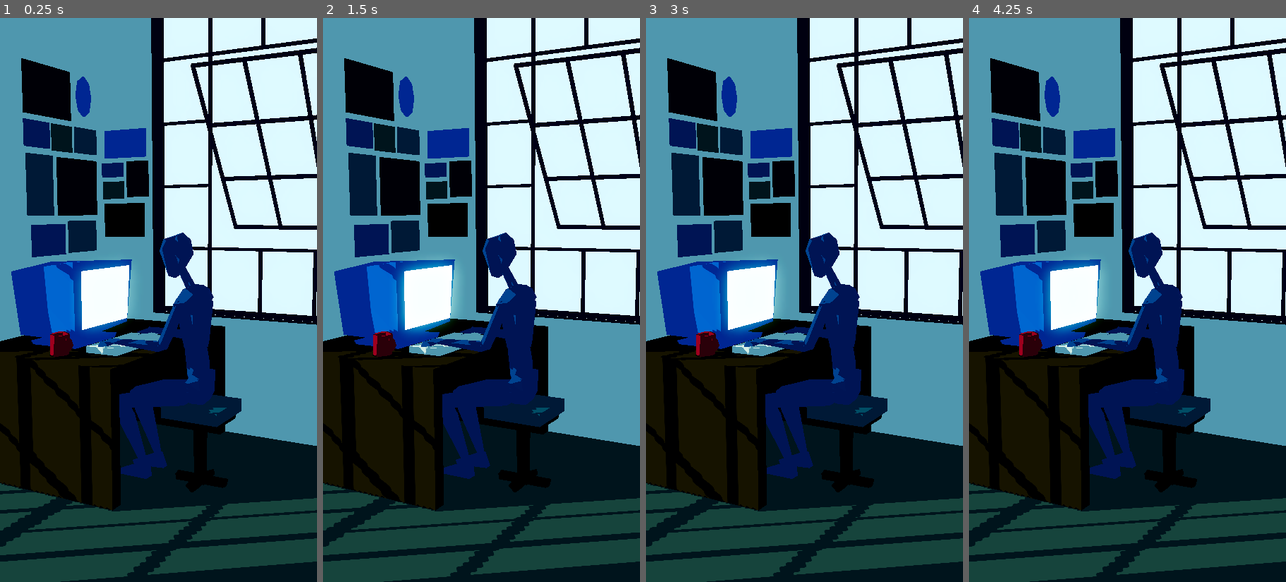
Above: before the commit, frames 1-4 (left to right).
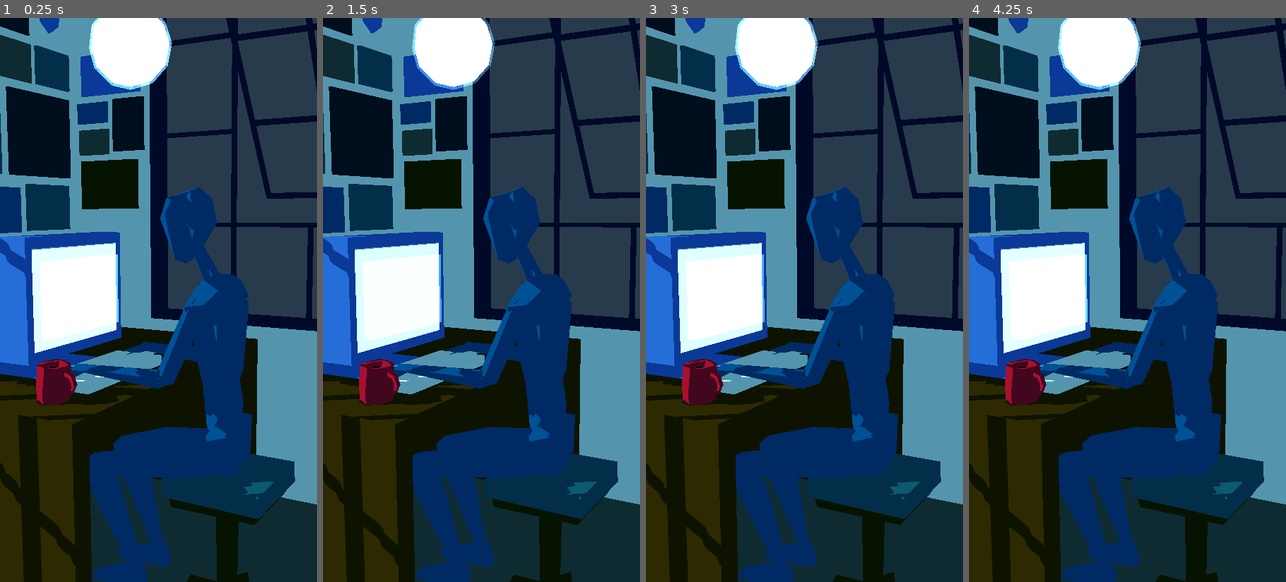
Above: after the commit, the same moments.

Repository: tebashio/wonderful_world
Game: Godot game, scene res://scenes/environments/lab_room.tscn
The game is run twice, just before and just after one commit, with the same random seed, the same clock (stepped at 60 frames per second) and the same inputs. The project has no main scene, so this scene is started directly.
Inputs:
- Up to frame 1 (0.25 s): no input
- Up to frame 2 (1.5 s): tap Enter at 0.5 s; tap Space at 1.25 s
- Up to frame 3 (3 s): tap Enter at 2 s; tap Space at 2.75 s
- Up to frame 4 (4.25 s): no input

The runs differ from the first frame. In frame 1, 74% of the frame differs, in the area x 0-100%, y 0-100%; in frame 2, 74%; in frame 3, 74%; in frame 4, 74%.

Commit message:
before shell glow refactoring

Diff:
--- a/scenes/environments/lab_room.tscn
+++ b/scenes/environments/lab_room.tscn
@@ -5,29 +5,28 @@
 [sub_resource type="Environment" id="Environment_e6qkk"]
 background_mode = 1
 background_color = Color(0.15622148, 0.23207748, 0.29823536, 1)
-tonemap_mode = 3
-glow_enabled = true
+tonemap_mode = 2
 glow_levels/2 = 0.0
-glow_levels/3 = 3.07
-glow_levels/4 = 3.48
-glow_intensity = 2.52
-glow_strength = 1.1
+glow_levels/3 = 2.87
+glow_levels/4 = 2.77
+glow_intensity = 1.9
+glow_strength = 1.12
 
 [node name="LabRoom" type="Node3D" unique_id=1677231532]
 
-[node name="lab_room" parent="." unique_id=1731174843 instance=ExtResource("1_e6qkk")]
+[node name="lab_room" parent="." unique_id=1631301575 instance=ExtResource("1_e6qkk")]
 
-[node name="pc_monitor_screen" parent="lab_room/pc_monitor_body" parent_id_path=PackedInt32Array(1731174843, 1255493011) index="0" unique_id=1271835159]
-instance_shader_parameters/custom_glare_color = Color(0.4, 0.75, 1, 0.6)
-instance_shader_parameters/expand_size = 0.138000006555
-instance_shader_parameters/flicker_speed = 3.0
-instance_shader_parameters/flip_normal = false
-instance_shader_parameters/glare_enabled = false
-instance_shader_parameters/randomness = 0.28800001368
+[node name="mug_cup_dr" parent="lab_room" index="6" unique_id=178608906]
+transform = Transform3D(-1, 0, -1.509958e-07, 0, 1, 0, 1.509958e-07, 0, -1, -4.5699553, 1.4010793, 0.7156803)
+
+[node name="pc_monitor_b_screen" parent="lab_room/pc_monitor_b_body" parent_id_path=PackedInt32Array(1631301575, 2081049855) index="0" unique_id=282269778]
+instance_shader_parameters/depth_offset = -0.02899999811762001
+instance_shader_parameters/expand_size = 0.12400000589
+instance_shader_parameters/flip_normal = true
 instance_shader_parameters/use_flat_mesh = false
 
 [node name="Camera3D" type="Camera3D" parent="." unique_id=2027218002]
-transform = Transform3D(0.87435186, -0.056036346, 0.48204643, -0.0070357313, 0.9917429, 0.12804857, -0.4852415, -0.11535106, 0.8667381, -1.009415, 2.6695771, 5.9259834)
+transform = Transform3D(0.87435186, -0.056036346, 0.48204643, -0.0070357313, 0.9917429, 0.12804857, -0.4852415, -0.11535106, 0.8667381, -2.2844524, 2.330882, 3.633417)
 current = true
 fov = 45.0
 
Binary file changed: assets/models/environments/lab_room.glb
